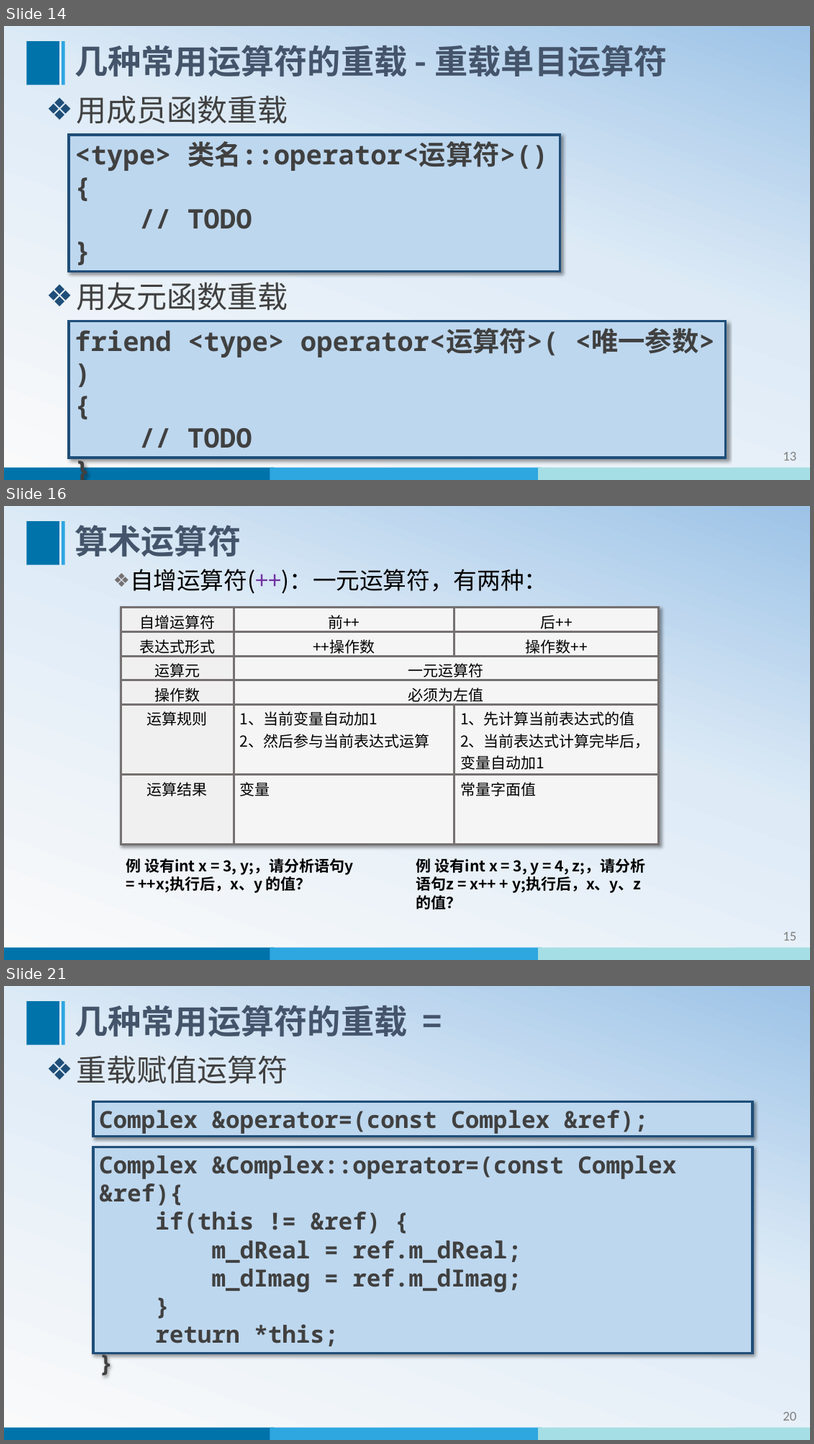
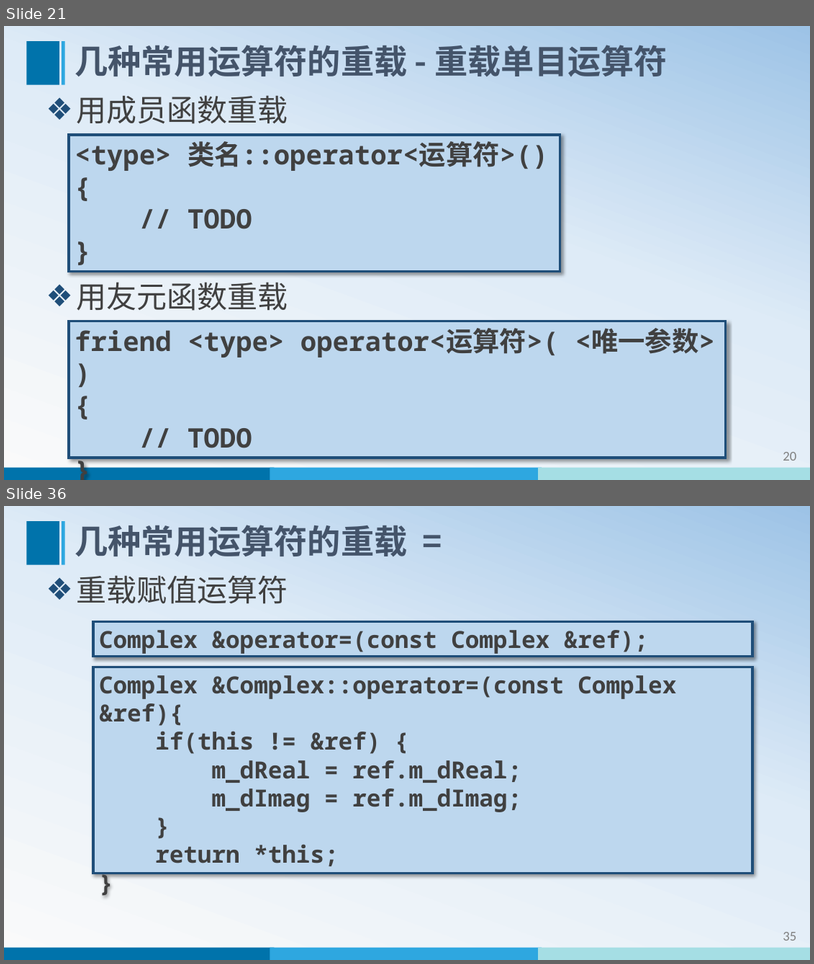
Before and after one commit to WeiMuYang/course-for-class, a slide deck: 16-object-oriented-programming-Cpp/01-oop-cpp-ppt/14-运算符重载.pptx. Shown one above the other, each under a label of ours: slides 14, 16 and 21 before the commit, slides 21 and 36 after it; the slides between them are not shown. The pictures are 814x1444 and 814x964 pixels, drawn with LibreOffice and Linux fonts; fonts in the diff are those of the drawing. Boxes give left, top, right and bottom in pixels: in the first picture for what was removed or moved away, otherwise in the second. Text is boxed around its words. In the diff, an @@ line names an element or a change of style, - is before the commit and + after.

Commit message:
更新14-运算符重载

```diff
--- a/16-object-oriented-programming-Cpp/01-oop-cpp-ppt/14-运算符重载.pptx
+++ b/16-object-oriented-programming-Cpp/01-oop-cpp-ppt/14-运算符重载.pptx
@@ slide 16 removed at (4,506,810,960), background gradient #FAFAFA to #DEEBF7 to #9DC3E6; not listed: 6 template elements that a slide beside it also shows @@
@@ title removed at (75,525,241,556) @@
-算术运算符
@@ text removed at (130,569,548,593) @@
-❖ 自增运算符(++)：一元运算符，有两种：
@@ table removed at (121,608,659,844), 6 rows, 3 columns @@
-自增运算符 | 前++ | 后++
-表达式形式 | ++操作数 | 操作数++
-运算元 | 一元运算符 | 
-操作数 | 必须为左值 | 
-运算规则 | 1、当前变量自动加1 / 2、然后参与当前表达式运算 | 1、先计算当前表达式的值 / 2、当前表达式计算完毕后，变量自动加1
-运算结果 | 变量 | 常量字面值
@@ text removed at (126,856,353,893) @@
-例 设有int x = 3, y;，请分析语句y = ++x;执行后，x、y 的值？
@@ text removed at (417,858,646,909) @@
-例 设有int x = 3, y = 4, z;，请分析语句z = x++ + y;执行后，x、y、z 的值？
@@ what was slide 14 is now slide 21 @@
@@ page number at (783,452,797,460): text changed @@
-13
+20
@@ what was slide 21 is now slide 36 @@
@@ page number at (783,932,797,940): text changed @@
-20
+35
```
Also in this commit, not shown: 18 slides changed, 28 slides added.
